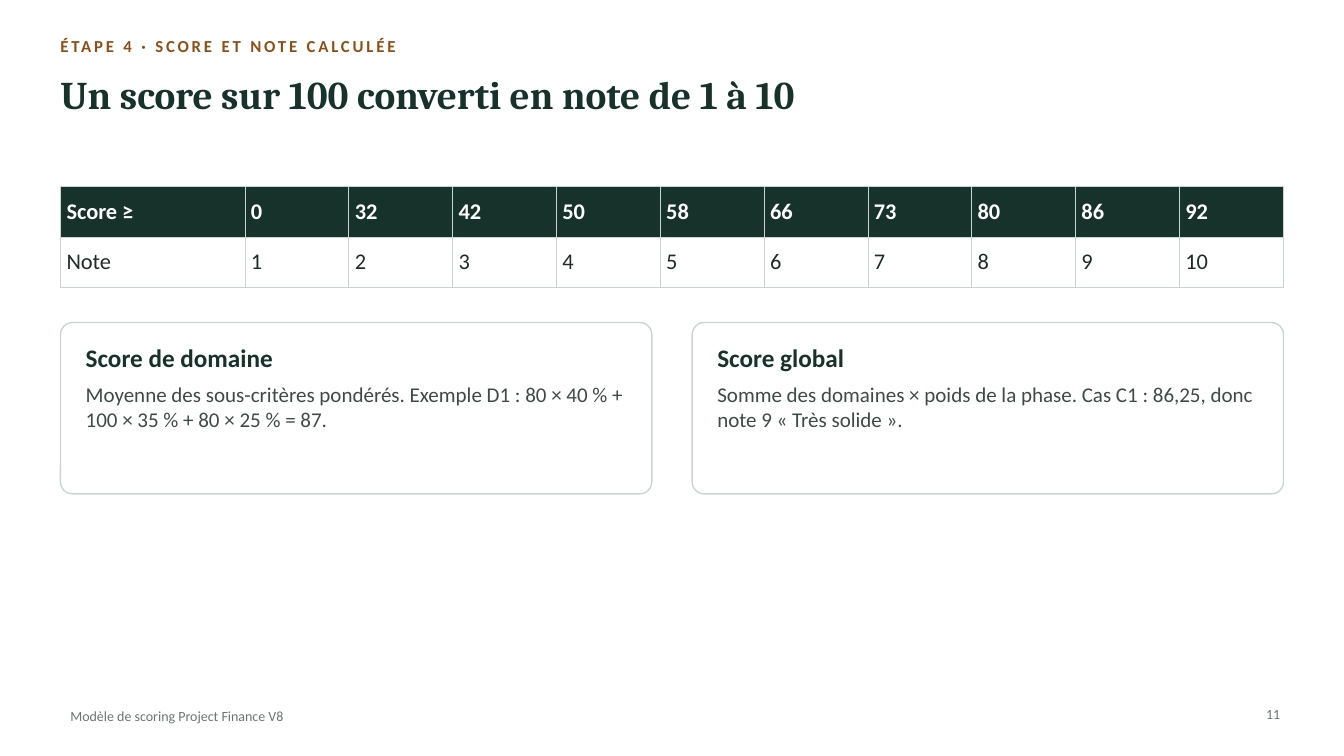
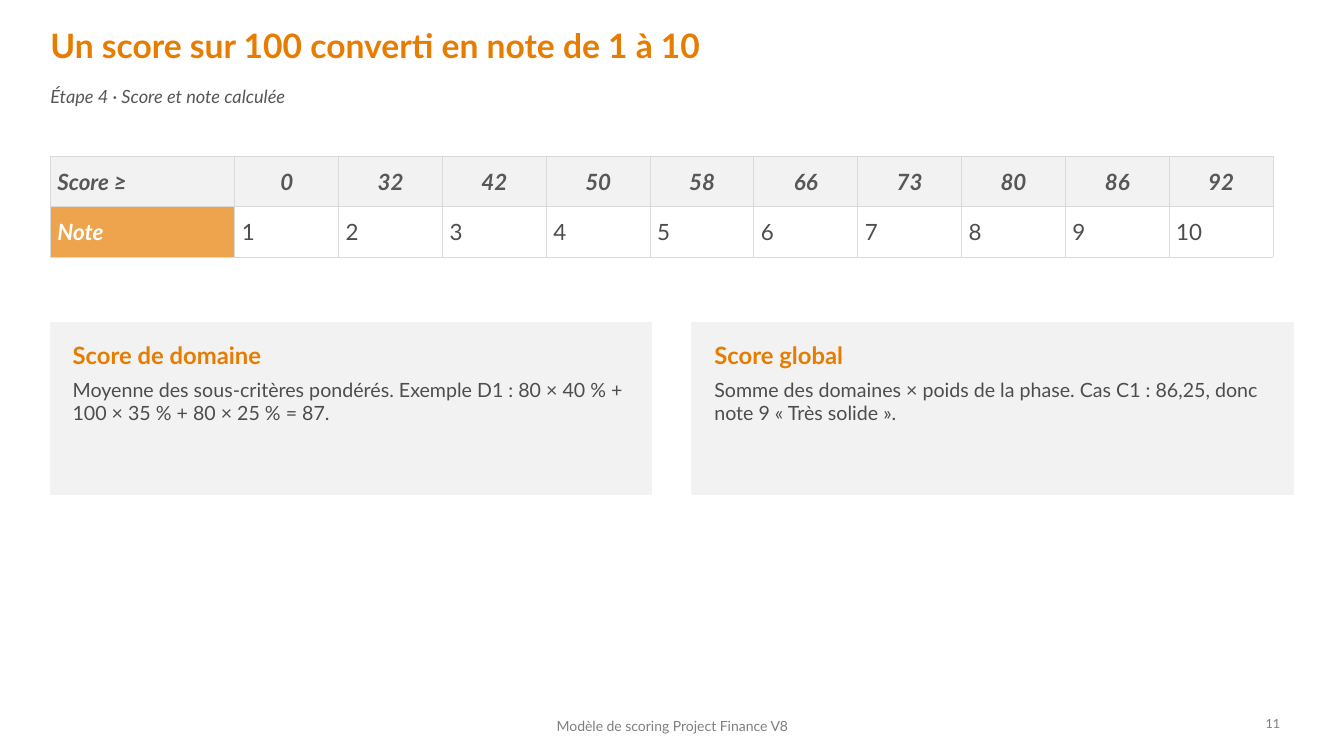
Before and after one commit to tariqeddoumi/pf-scoring-v7claude, a slide deck: slide 11 of docs/outil-excel/Presentation_scoring_PF_V8.pptx. Drawn at 1344x756 pixels with LibreOffice and Linux fonts; fonts in the diff are those of the drawing. Boxes give left, top, right and bottom in pixels: in the first picture for what was removed or moved away, otherwise in the second. Text is boxed around its words. In the diff, an @@ line names an element or a change of style, - is before the commit and + after.

```diff
--- a/docs/outil-excel/Presentation_scoring_PF_V8.pptx
+++ b/docs/outil-excel/Presentation_scoring_PF_V8.pptx
@@ title "Un score sur 100 converti ...": place and size @@
-title "Un score sur 100 converti ..." at box(60, 81, 795, 110)
+title "Un score sur 100 converti ..." at box(50, 33, 700, 59)
@@ title "Un score sur 100 converti ..." at box(50, 33, 700, 59): size 28 to 24 pt, font Cambria to Lato, text colour #17322A to #E67D00 @@
@@ text at box(50, 88, 285, 106): text changed; size 12 to 13 pt; font Calibri to Lato; text colour #8F4E16 to #575757; bold off; italic on @@
-ÉTAPE 4 · SCORE ET NOTE CALCULÉE
+Étape 4 · Score et note calculée
@@ table at box(50, 156, 1273, 257) @@
@@ fill #17322A to #F2F2F2 in row 1 @@
@@ fill #FFFFFF to #EDA44C in row 2, column 1 @@
@@ font Calibri to Lato @@
@@ text colour #FFFFFF to #575757 in "Score ≥", "0", "32", "42" and 7 more places @@
@@ italic on in "Score ≥", "0", "32", "42" and 8 more places @@
@@ text colour #1E2B26 to #FFFFFF, bold on in "Note" @@
@@ text colour #1E2B26 to #4D4D4D in "1", "2", "3", "4" and 6 more places @@
@@ alignment left to centre @@
@@ borders changed @@
@@ table: place and size @@
-table at box(60, 187, 1284, 287)
+table at box(50, 156, 1273, 257)
@@ rectangle: place and size @@
-rectangle at box(60, 323, 652, 494)
+rectangle at box(50, 323, 652, 494)
@@ rectangle at box(50, 323, 652, 494): rounded rectangle to rectangle; fill #FFFFFF to #F2F2F2; outline #C9D6CF 1 pt to #F2F2F2 1 pt @@
@@ rectangle at box(693, 323, 1295, 494): rounded rectangle to rectangle; fill #FFFFFF to #F2F2F2; outline #C9D6CF 1 pt to #F2F2F2 1 pt @@
@@ rectangle: place and size @@
-rectangle at box(693, 323, 1285, 494)
+rectangle at box(693, 323, 1295, 494)
@@ text "Score de domaine": place and size @@
-text "Score de domaine" at box(86, 349, 587, 427)
+text "Score de domaine" at box(73, 346, 586, 420)
@@ text "Score de domaine" at box(73, 346, 586, 420): size 18 to 17 pt, text colour #17322A to #E67D00 in "Score de domaine"; font Calibri to Lato; size 15 to 14 pt, text colour #3E4A45 to #4D4D4D in "Moyenne des sous-critères pondérés. Exemple D1 : ..." @@
@@ text "Score global" at box(714, 346, 1257, 420): size 18 to 17 pt, text colour #17322A to #E67D00 in "Score global"; font Calibri to Lato; size 15 to 14 pt, text colour #3E4A45 to #4D4D4D in "Somme des domaines × poids de la ..." @@
@@ text "Modèle de scoring Project Finance ...": place and size @@
-text "Modèle de scoring Project Finance ..." at box(70, 711, 283, 724)
+text "Modèle de scoring Project Finance ..." at box(557, 720, 789, 734)
@@ text "Modèle de scoring Project Finance ..." at box(557, 720, 789, 734): font Calibri to Lato, text colour #6B7671 to #7F7F7F; alignment left to centre @@
@@ page number: place and size @@
-page number at box(1266, 710, 1280, 719)
+page number at box(1266, 719, 1281, 728)
@@ page number at box(1266, 719, 1281, 728): size 10 to 9 pt, font Calibri to Lato, text colour #6B7671 to #7F7F7F @@
```
Also in this commit, not shown: 17 other slides changed.
